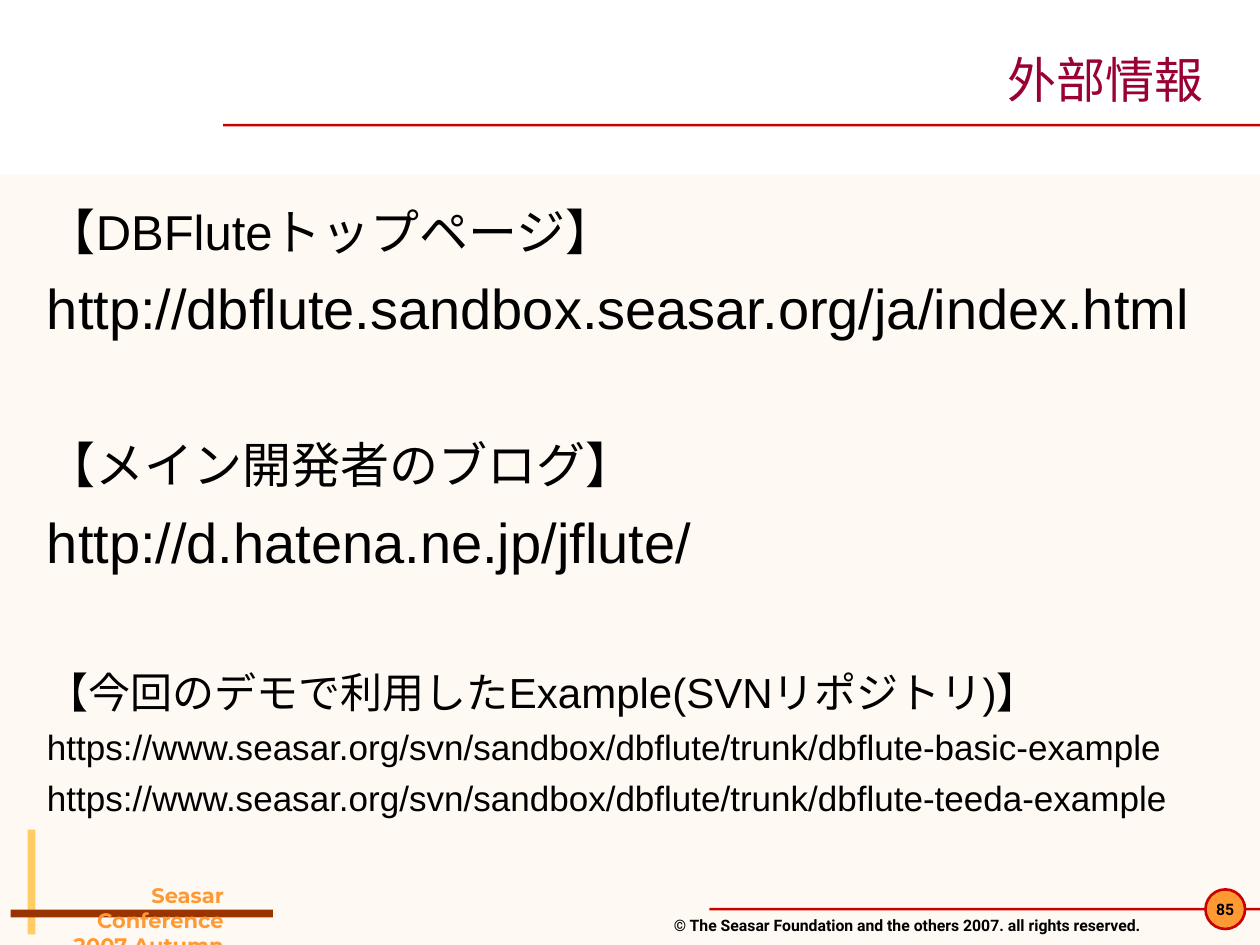
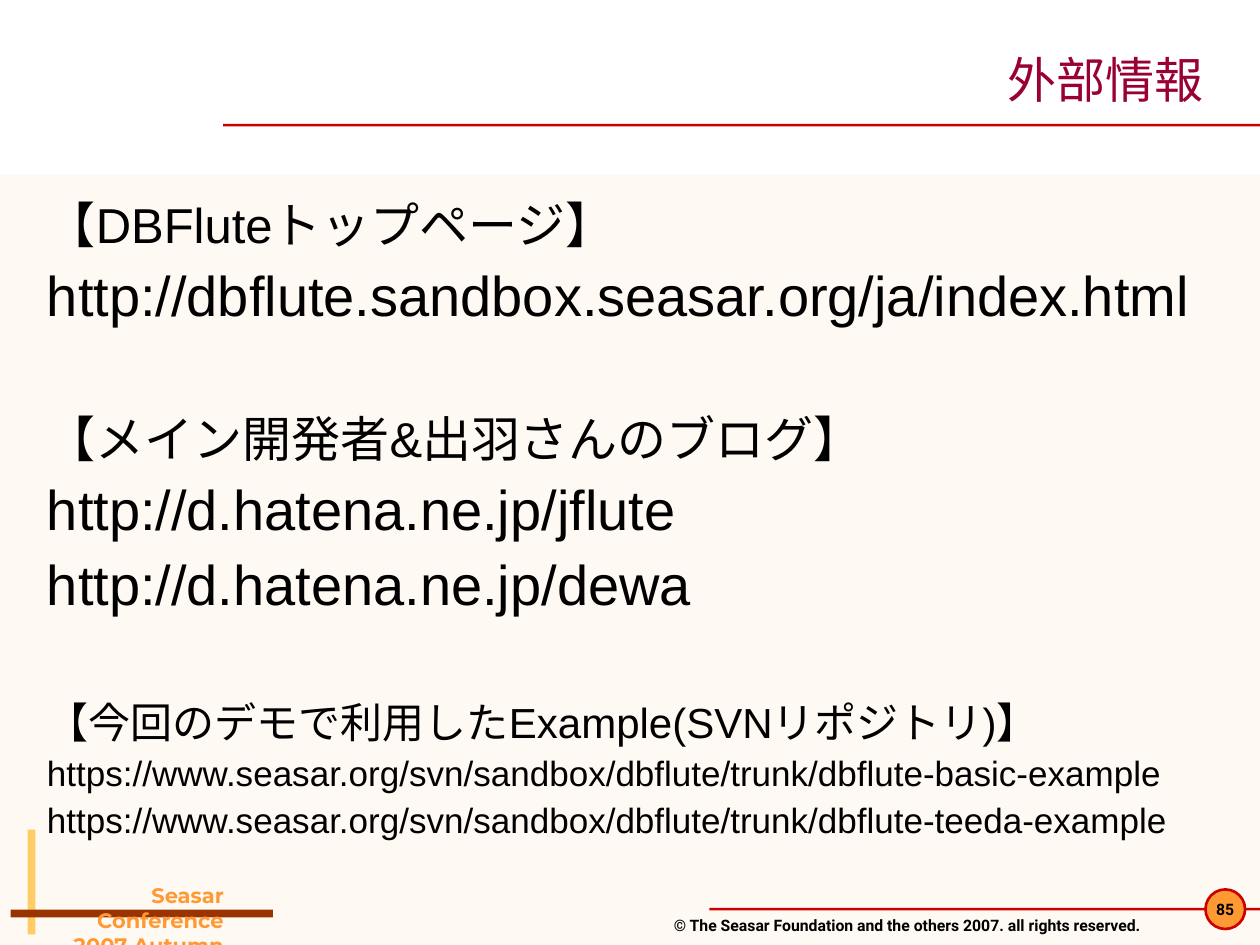
Before and after one commit to seasarorg/dbflute, a slide deck: slide 85 of dbflute/etc/doc/pres/sc2007a-c5-DBFlute.ppt. Drawn at 1260x945 pixels with LibreOffice and Linux fonts; fonts in the diff are those of the drawing; background and template pictures are left out. Boxes give left, top, right and bottom in pixels: in the first picture for what was removed or moved away, otherwise in the second. Text is boxed around its words. In the diff, an @@ line names an element or a change of style, - is before the commit and + after.

```diff
--- a/dbflute/etc/doc/pres/sc2007a-c5-DBFlute.ppt
+++ b/dbflute/etc/doc/pres/sc2007a-c5-DBFlute.ppt
@@ text at box(47, 201, 1189, 839): line spacing 1 to 0.9 @@
@@ text at box(47, 415, 863, 615): text changed @@
-【メイン開発者のブログ】
-http://d.hatena.ne.jp/jflute/
+【メイン開発者&出羽さんのブログ】
+http://d.hatena.ne.jp/jflute
+http://d.hatena.ne.jp/dewa
```
Also in this commit, not shown: 4 other slides changed, 10 other files.
